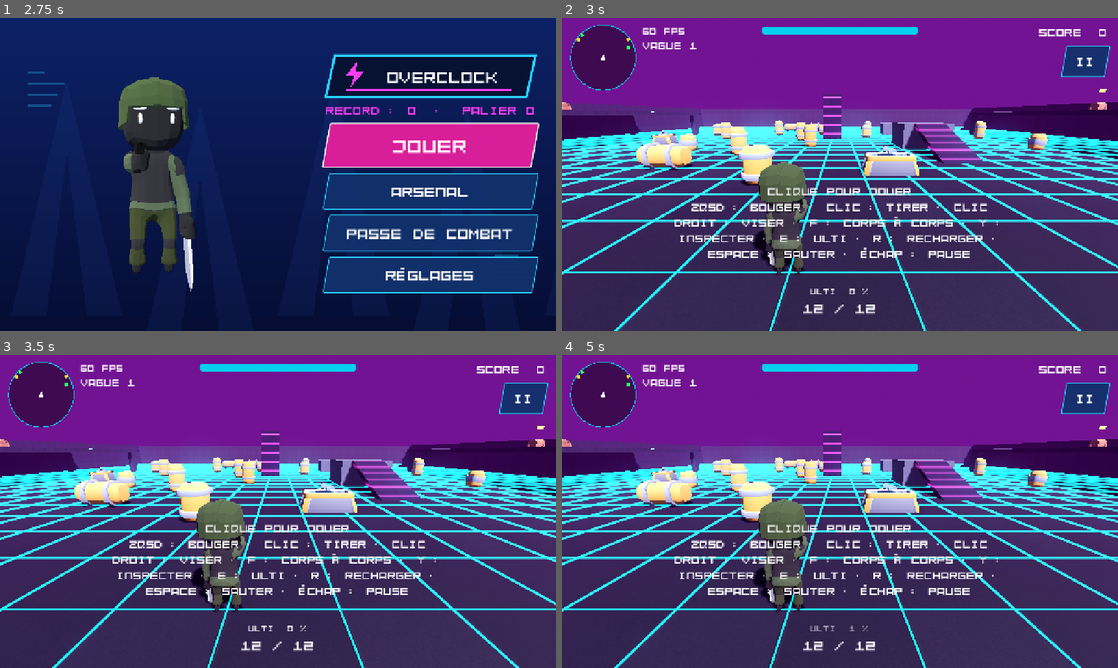
Above: before the commit, frames 1-4 (two rows, left to right).
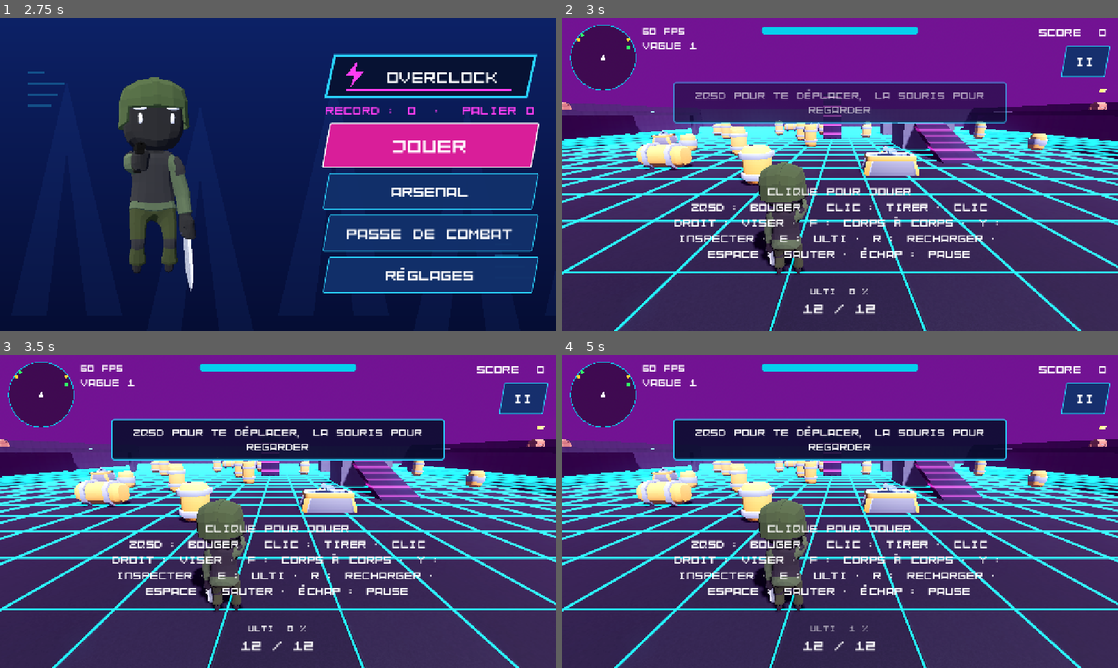
Above: after the commit, the same moments.

Repository: mariusortiz/overclock
Game: Godot game, scene res://scenes/loading.tscn
Same seed, same stepped clock (60 frames per second), same inputs: the game is played once before the commit and once after it.
Inputs (mouse positions are in pixels of both pictures, inside the frame that each line leads up to):
- Up to frame 1 (2.75 s): tap Enter at 0.5, 2 s; move the mouse to (400, 158) at 0.52 s; hold D (move_right) 0.53-1.25 s; tap F (melee) at 0.6 s; click (400, 158) at 0.67 s; tap Space (jump) at 0.77, 1.25 s; tap E (ultimate) at 0.8, 2.3 s; drag from (166, 190) to (250, 237) at 1.27 s; move the mouse to (333, 105) at 2.02 s; hold D (move_right) from 2.03 s (still down); tap Y (inspect) at 2.1 s; click (333, 105) at 2.17 s
- Up to frame 2 (3 s): release D (move_right) at 2.75 s; click "JOUER" at 2.75 s
- Up to frame 3 (3.5 s): no input
- Up to frame 4 (5 s): click "II" at 3.5 s; click "REPRENDRE" at 4.25 s

Frame 1 is identical in both runs. In frame 2, 8.0% of the frame differs, in the area x 20-80%, y 20-34%; in frame 3, 8.1%; in frame 4, 8.1%.

Commit message:
Tutorial for the first game
One hint at a time (move, shoot, strike, then the ultimate when its gauge
fills), each gone once done; on touch screens the matching button pulses.

Co-Authored-By: Claude Opus 5.5 <noreply@anthropic.com>
Claude-Session: https://claude.ai/code/session_01TMrhLU8C9hMQ3DU14F1G1z

Diff:
--- a/scripts/hud.gd
+++ b/scripts/hud.gd
@@ -21,6 +21,8 @@
 var _flash_tween: Tween
 var _banner_tween: Tween
 var _perk_options: Array = []
+var _hint := Label.new()
+var _hint_tween: Tween
 
 @onready var touch_controls: TouchControls = $TouchControls
 @onready var reticle: Reticle = $Reticle
@@ -65,6 +67,7 @@
 	for i in _perk_buttons.size():
 		_perk_buttons[i].pressed.connect(_on_perk_button_pressed.bind(i))
 	_continue_button.pressed.connect(_on_exit_button_pressed.bind(false))
+	_build_hint()
 	_leave_button.pressed.connect(_on_exit_button_pressed.bind(true))
 
 
@@ -193,9 +196,50 @@
 	_banner_tween.tween_property(_banner, "modulate:a", 0.0, 0.5)
 
 
+## Tutorial line in the middle of the screen, until hide_hint(). `button` is
+## a touch button to draw attention to, by its action.
+func show_hint(text: String, button: StringName = &"") -> void:
+	_hint.text = text
+	touch_controls.highlight(button)
+	if _hint_tween:
+		_hint_tween.kill()
+	_hint_tween = create_tween()
+	_hint_tween.tween_property(_hint, "modulate:a", 1.0, 0.3)
+
+
+func hide_hint() -> void:
+	touch_controls.highlight(&"")
+	if _hint_tween:
+		_hint_tween.kill()
+	_hint_tween = create_tween()
+	_hint_tween.tween_property(_hint, "modulate:a", 0.0, 0.25)
+
+
+func _build_hint() -> void:
+	var style := StyleBoxFlat.new()
+	style.bg_color = Color(0.02, 0.05, 0.16, 0.85)
+	style.border_color = Color(0.16, 0.83, 1.0)
+	style.set_border_width_all(3)
+	style.set_corner_radius_all(6)
+	style.set_content_margin_all(16)
+	_hint.add_theme_stylebox_override("normal", style)
+	_hint.add_theme_font_size_override("font_size", 24)
+	_hint.horizontal_alignment = HORIZONTAL_ALIGNMENT_CENTER
+	_hint.autowrap_mode = TextServer.AUTOWRAP_WORD_SMART
+	_hint.anchor_left = 0.2
+	_hint.anchor_right = 0.8
+	_hint.anchor_top = 0.27
+	_hint.anchor_bottom = 0.27
+	_hint.grow_vertical = Control.GROW_DIRECTION_BOTH
+	_hint.mouse_filter = Control.MOUSE_FILTER_IGNORE
+	_hint.modulate.a = 0.0
+	add_child(_hint)
+
+
 ## First beat of the death sequence: big title over the slowed-down game.
 func show_death_title() -> void:
 	_game_over = true
+	_hint.visible = false
 	pause_menu.enabled = false
 	_pause_button.visible = false
 	touch_controls.visible = false
--- a/scripts/main.gd
+++ b/scripts/main.gd
@@ -84,6 +84,11 @@
 
 	Settings.changed.connect(_apply_quality)
 
+	if Tutorial.is_needed():
+		var tutorial := Tutorial.new()
+		add_child(tutorial)
+		tutorial.setup(player, hud, waves)
+
 
 func _process(_delta: float) -> void:
 	hud.set_status(player.get_effects(), player.perks)
--- a/scripts/touch_controls.gd
+++ b/scripts/touch_controls.gd
@@ -32,6 +32,9 @@
 var _button_fingers: Array[int] = []
 var _joy_origin := Vector2.ZERO
 var _joy_vector := Vector2.ZERO
+## Action of a button that pulses to draw attention (tutorial), or &"".
+var _highlighted := &""
+var _time := 0.0
 
 @onready var _jump_button: TouchScreenButton = $JumpButton
 
@@ -148,11 +151,27 @@
 		Input.action_release(positive)
 
 
+## Makes one button pulse (by its action), or none with &"".
+func highlight(action: StringName) -> void:
+	_highlighted = action
+	queue_redraw()
+
+
+func _process(delta: float) -> void:
+	if _highlighted != &"":
+		_time += delta
+		queue_redraw()
+
+
 func _draw() -> void:
 	for i in BUTTONS.size():
 		var button: Dictionary = BUTTONS[i]
 		var active: bool = Input.is_action_pressed(button.action) if button.toggle else _button_fingers[i] != -1
 		_draw_button(_button_center(i), button.radius, button.label, button.font_size, active)
+		if button.action == _highlighted:
+			var pulse := 0.5 + 0.5 * sin(_time * 6.0)
+			draw_arc(_button_center(i), button.radius + 8.0 + pulse * 10.0, 0.0, TAU, 48,
+					Color(1.0, 0.85, 0.2, 1.0 - pulse * 0.6), 5.0)
 	if _move_finger != -1:
 		draw_circle(_joy_origin, joystick_radius, Color(1, 1, 1, 0.08))
 		draw_arc(_joy_origin, joystick_radius, 0.0, TAU, 48, Color(ACCENT, 0.5), 3.0)
--- /dev/null
+++ b/scripts/tutorial.gd
@@ -0,0 +1,95 @@
+class_name Tutorial
+extends Node
+## First game only: a few hints, one at a time, each gone as soon as the
+## player has done what it says. Once the player has moved, shot an enemy
+## down and struck in close combat, it never shows again; the hint about the
+## ultimate still comes in that game, when its gauge fills.
+
+const DONE_KEY := "tutorial_done"
+## Distance to walk before the first hint is done, in meters.
+const MOVE_DISTANCE := 4.0
+## A beat between two hints, in seconds.
+const PAUSE := 1.2
+
+enum Step { MOVE, SHOOT, MELEE, WAIT_ULTIMATE, ULTIMATE, DONE }
+
+const TOUCH_TEXT := {
+	Step.MOVE: "Pose le pouce sur la gauche de l'écran et glisse pour te déplacer",
+	Step.SHOOT: "Glisse à droite pour viser, puis appuie sur TIR pour abattre un ennemi",
+	Step.MELEE: "Ennemi au contact ? Appuie sur COUP pour frapper",
+	Step.ULTIMATE: "Ta jauge d'ulti est pleine : appuie sur ULTI",
+}
+const DESKTOP_TEXT := {
+	Step.MOVE: "ZQSD pour te déplacer, la souris pour regarder",
+	Step.SHOOT: "Clic gauche pour tirer : abats un ennemi",
+	Step.MELEE: "Ennemi au contact ? F pour frapper",
+	Step.ULTIMATE: "Ta jauge d'ulti est pleine : appuie sur E",
+}
+## Touch button to draw attention to during each step.
+const BUTTON := {Step.SHOOT: &"fire", Step.MELEE: &"melee", Step.ULTIMATE: &"ultimate"}
+
+var _step := Step.MOVE
+var _player: Player
+var _hud: Hud
+var _start := Vector3.ZERO
+var _waiting := false
+
+
+static func is_needed() -> bool:
+	return not SaveData.load_progress(DONE_KEY, false)
+
+
+func setup(player: Player, hud: Hud, waves: WaveManager) -> void:
+	_player = player
+	_hud = hud
+	_start = player.global_position
+	waves.enemy_killed.connect(_complete.bind(Step.SHOOT))
+	player.melee.swung.connect(_complete.bind(Step.MELEE))
+	player.ultimate.charge_changed.connect(_on_ultimate_charge)
+	player.ultimate.activated.connect(func(_name: String) -> void: _complete(Step.ULTIMATE))
+	player.died.connect(_finish)
+	_show()
+
+
+func _physics_process(_delta: float) -> void:
+	if _step == Step.MOVE and _player.global_position.distance_to(_start) > MOVE_DISTANCE:
+		_complete(Step.MOVE)
+
+
+func _on_ultimate_charge(ratio: float) -> void:
+	if _step == Step.WAIT_ULTIMATE and ratio >= 1.0:
+		_step = Step.ULTIMATE
+		_show()
+
+
+func _complete(step: Step) -> void:
+	if step != _step or _waiting:
+		return
+	_hud.hide_hint()
+	if step == Step.MELEE:
+		# The basics are known: no tutorial in the next games.
+		SaveData.save_progress(DONE_KEY, true)
+	if step == Step.ULTIMATE:
+		_finish()
+		return
+	_waiting = true
+	await get_tree().create_timer(PAUSE, false).timeout
+	_waiting = false
+	_step = (step + 1) as Step
+	if _step == Step.WAIT_ULTIMATE and _player.ultimate.charge >= 1.0:
+		_step = Step.ULTIMATE
+	_show()
+
+
+func _show() -> void:
+	if not TOUCH_TEXT.has(_step):
+		_hud.hide_hint()
+		return
+	var touch := _hud.touch_controls.visible
+	_hud.show_hint((TOUCH_TEXT if touch else DESKTOP_TEXT)[_step], BUTTON.get(_step, &""))
+
+
+func _finish(_unused: Variant = null) -> void:
+	_step = Step.DONE
+	_hud.hide_hint()
+	queue_free()
